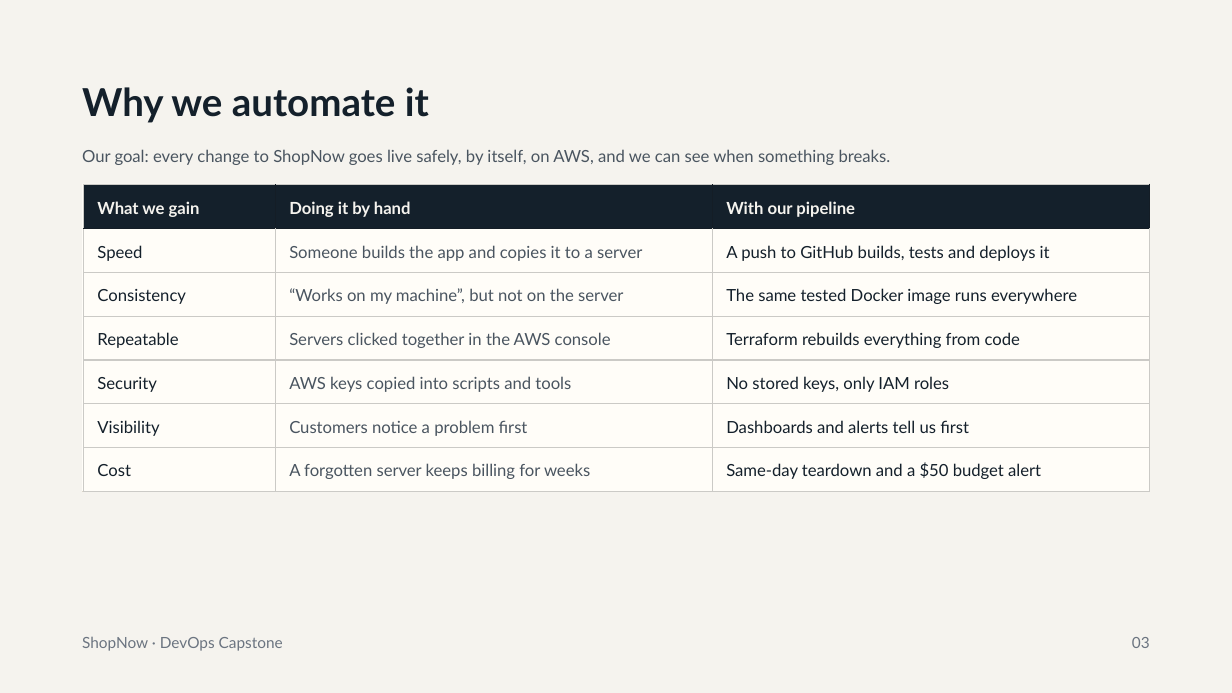
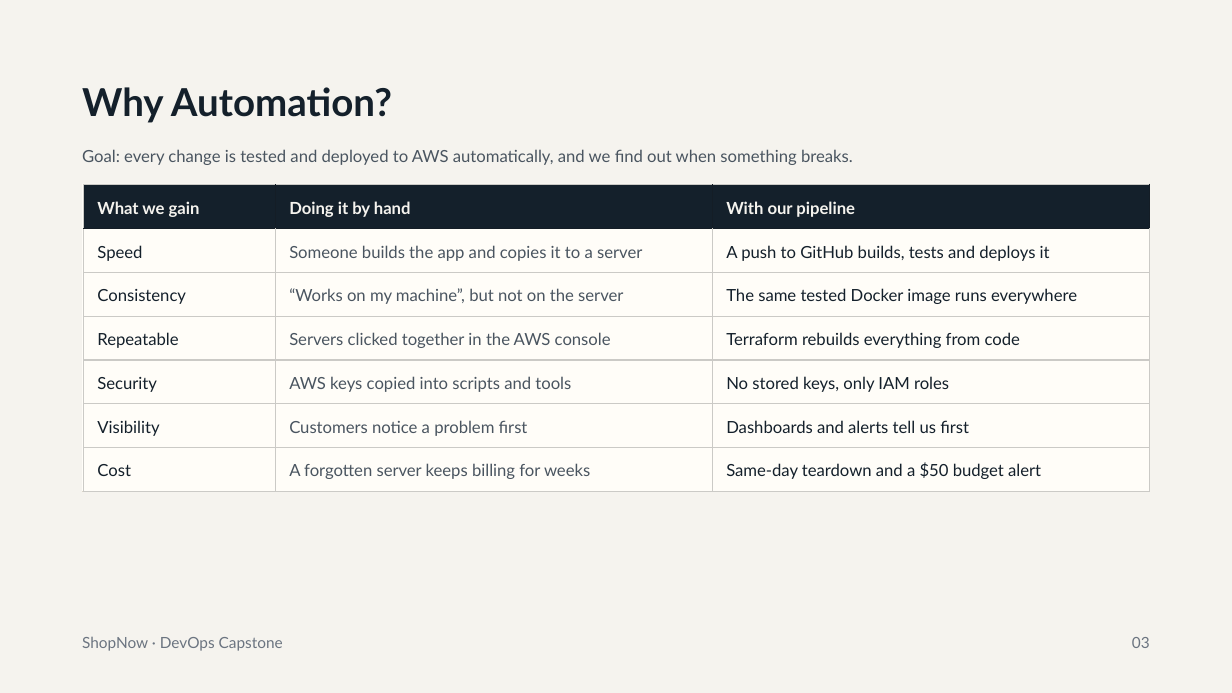
Before and after one commit to banalasusmitha/Capstone_Project-Web-Application-with-CI-CD-DevOps, a slide deck: slide 3 of final-delivery/ShopNow_DevOps_Capstone.pptx. Drawn at 1232x693 pixels with LibreOffice and Linux fonts; fonts in the diff are those of the drawing. Boxes give left, top, right and bottom in pixels: in the first picture for what was removed or moved away, otherwise in the second. Text is boxed around its words. In the diff, an @@ line names an element or a change of style, - is before the commit and + after.

```diff
--- a/final-delivery/ShopNow_DevOps_Capstone.pptx
+++ b/final-delivery/ShopNow_DevOps_Capstone.pptx
@@ title at <box>82,87,392,123</box>: text changed @@
-Why we automate it
+Why Automation?
@@ text at <box>82,149,853,165</box>: text changed @@
-Our goal: every change to ShopNow goes live safely, by itself, on AWS, and we can see when something breaks.
+Goal: every change is tested and deployed to AWS automatically, and we find out when something breaks.
```
Also in this commit, not shown: 23 other slides changed, 11 slides added, 3 slides removed, 1 other file.
